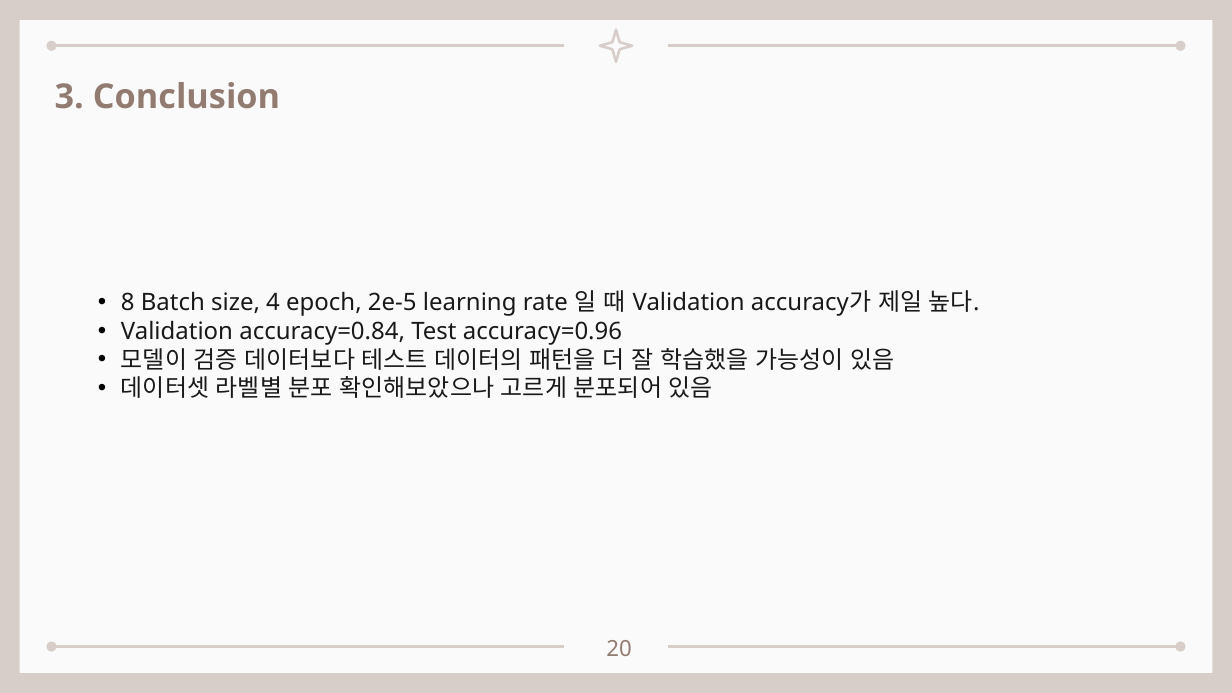
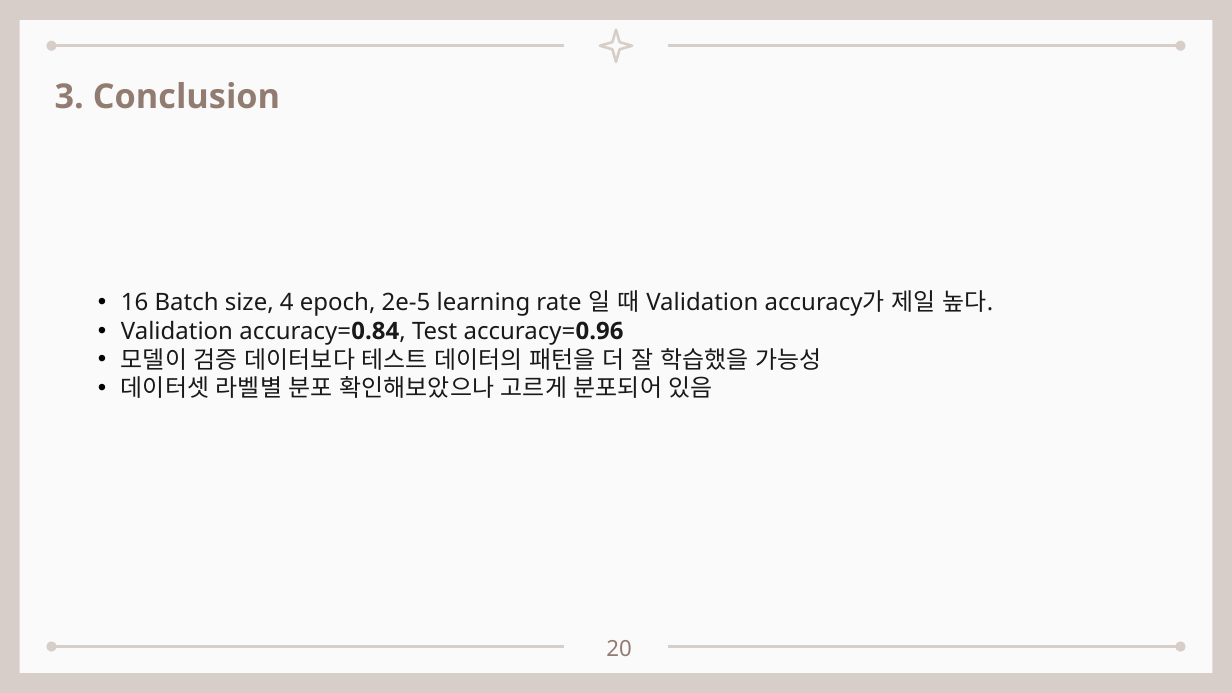
Before and after one commit to seungdeng/DELab, a slide deck: slide 20 of PPT/DSLab_이승건_BERT멘토링발표.pptx. Drawn at 1232x693 pixels with LibreOffice and Linux fonts; fonts in the diff are those of the drawing. Boxes give left, top, right and bottom in pixels: in the first picture for what was removed or moved away, otherwise in the second. Text is boxed around its words. In the diff, an @@ line names an element or a change of style, - is before the commit and + after.

```diff
--- a/PPT/DSLab_이승건_BERT멘토링발표.pptx
+++ b/PPT/DSLab_이승건_BERT멘토링발표.pptx
@@ text at (121,290,994,316): text changed @@
-• 8 Batch size, 4 epoch, 2e-5 learning rate 일 때 Validation accuracy가 제일 높다.
+• 16 Batch size, 4 epoch, 2e-5 learning rate 일 때 Validation accuracy가 제일 높다.
@@ text at (121,320,624,345): bold on in "accuracy=0.84, accuracy=0.96" @@
@@ text at (121,343,821,370): text changed @@
-• 모델이 검증 데이터보다 테스트 데이터의 패턴을 더 잘 학습했을 가능성이 있음
+• 모델이 검증 데이터보다 테스트 데이터의 패턴을 더 잘 학습했을 가능성
```
Also in this commit, not shown: 6 other slides changed, 1 other file.
